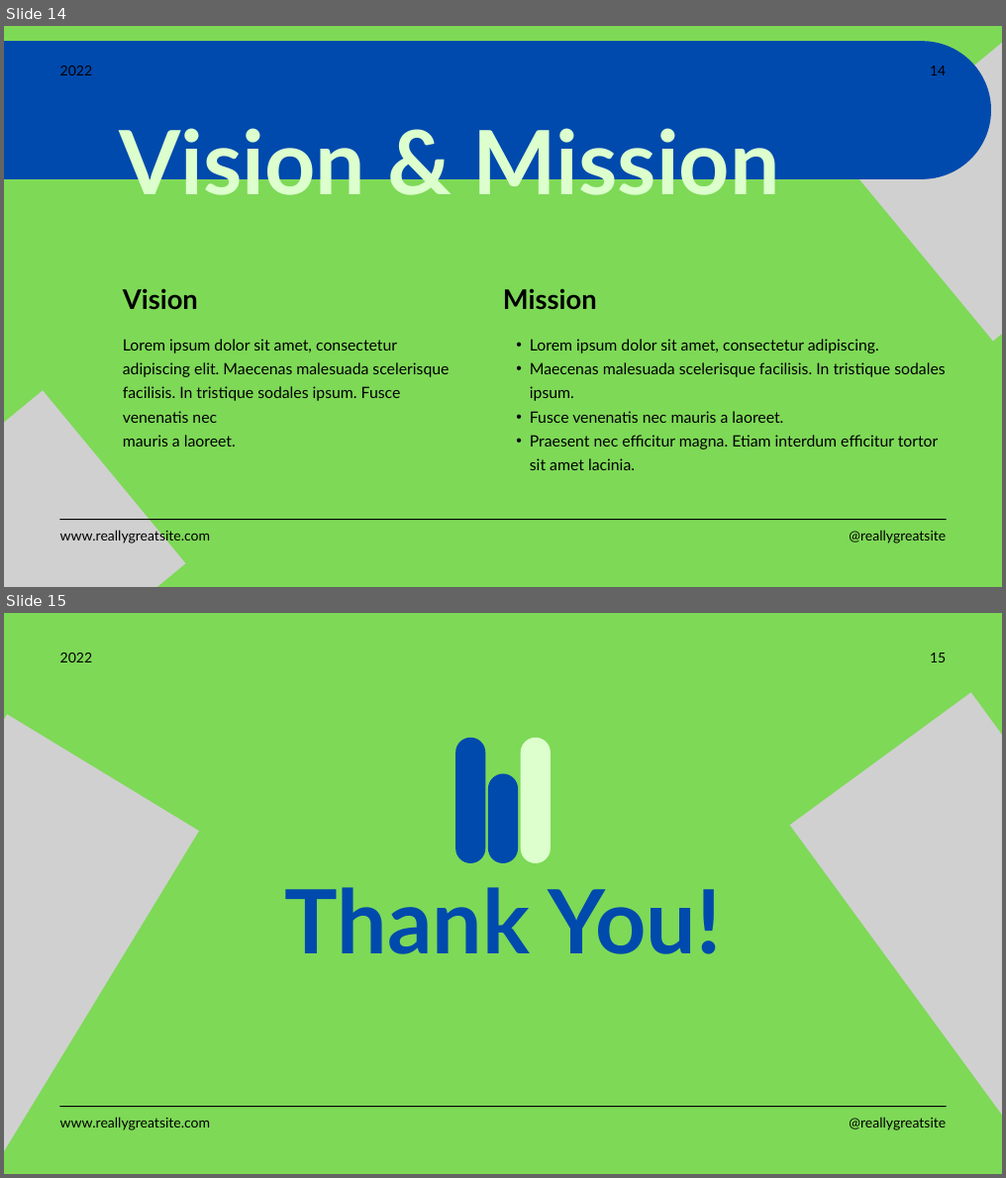
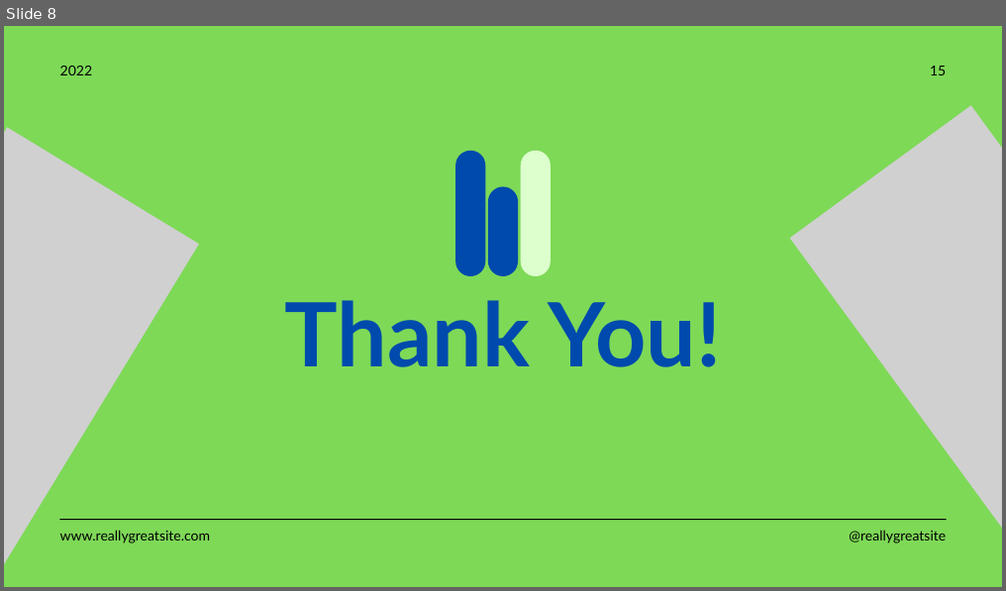
Before and after one commit to datdatnguyen2609/jit_intern, a slide deck: report/monthly_report/first_month_intern_report_nguyenthanhdat.pptx. Shown one above the other, each under a label of ours: slides 14 and 15 before the commit, slide 8 after it. The pictures are 1006x1178 and 1006x591 pixels, drawn with LibreOffice and Linux fonts; fonts in the diff are those of the drawing; grey boxes stand for pictures. Boxes give left, top, right and bottom in pixels: in the first picture for what was removed or moved away, otherwise in the second. Text is boxed around its words. In the diff, an @@ line names an element or a change of style, - is before the commit and + after.

```diff
--- a/report/monthly_report/first_month_intern_report_nguyenthanhdat.pptx
+++ b/report/monthly_report/first_month_intern_report_nguyenthanhdat.pptx
@@ slide 14 removed at (4,26,1002,587), background #7ED957 @@
@@ picture removed at (849,26,1002,341) @@
@@ text removed at (60,66,93,76) @@
-2022
@@ text removed at (930,66,945,76) @@
-14
@@ line removed from (922, 110) to (4, 110) @@
@@ text removed at (119,117,780,211) @@
-Vision & Mission
@@ text removed at (123,288,198,310) @@
-Vision
@@ text removed at (503,289,597,310) @@
-Mission
@@ text removed at (123,339,449,447) @@
-Lorem ipsum dolor sit amet, consectetur adipiscing elit. Maecenas malesuada scelerisque facilisis. In tristique sodales ipsum. Fusce venenatis nec
-mauris a laoreet.
@@ text removed at (530,339,944,471) @@
-  • Lorem ipsum dolor sit amet, consectetur adipiscing.
-  • Maecenas malesuada scelerisque facilisis. In tristique sodales ipsum.
-  • Fusce venenatis nec mauris a laoreet.
-  • Praesent nec efficitur magna. Etiam interdum efficitur tortor sit amet lacinia.
@@ picture removed at (4,390,185,587) @@
@@ line removed from (59, 519) to (946, 519) @@
@@ text removed at (60,529,211,545) @@
-www.reallygreatsite.com
@@ text removed at (848,530,945,544) @@
-@reallygreatsite
@@ what was slide 15 is now slide 8 @@
```
Also in this commit, not shown: 1 slide changed, 6 slides added, 12 other slides removed.
